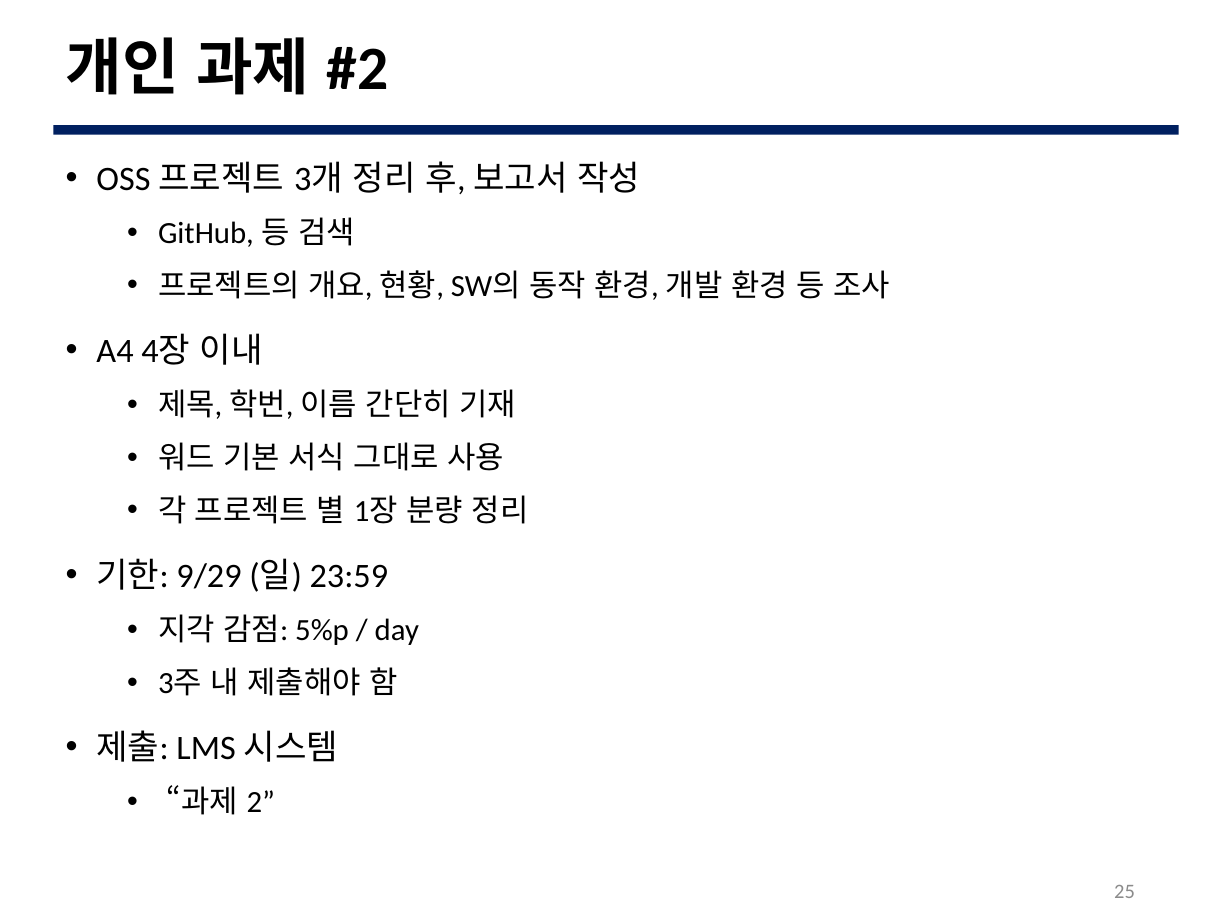
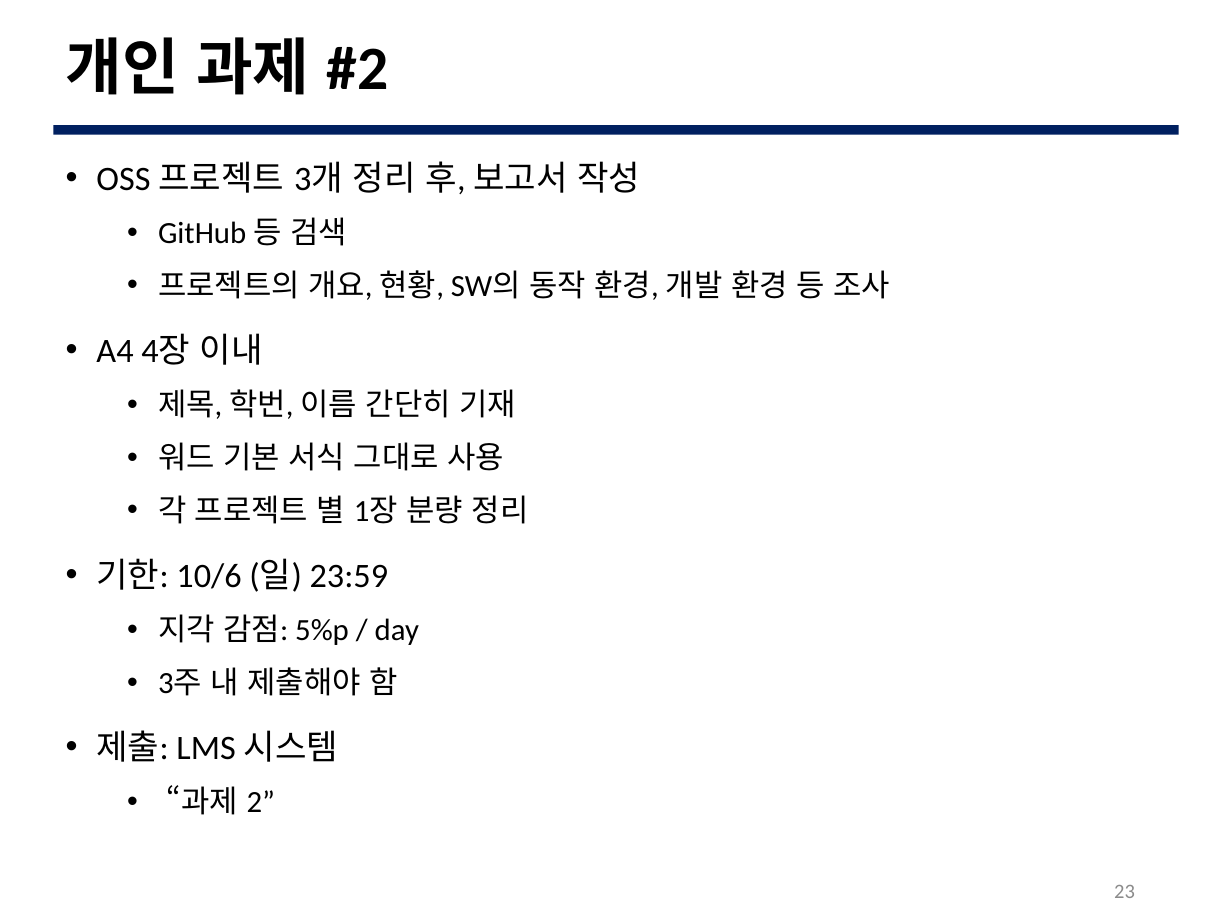
Before and after one commit to JBNU-JEduTools/osscourse, a slide deck: slide 23 of Slides/4. Using Open Source SW.pptx (slide 25 before the commit). Drawn at 1232x924 pixels with LibreOffice and Linux fonts; fonts in the diff are those of the drawing; background and template pictures are left out. Boxes give left, top, right and bottom in pixels: in the first picture for what was removed or moved away, otherwise in the second. Text is boxed around its words. In the diff, an @@ line names an element or a change of style, - is before the commit and + after.

```diff
--- a/Slides/4. Using Open Source SW.pptx
+++ b/Slides/4. Using Open Source SW.pptx
@@ text at (x1=158, y1=217, x2=347, y2=246): text changed @@
-  • GitHub, 등 검색
+  • GitHub 등 검색
@@ text at (x1=96, y1=558, x2=389, y2=592): text changed @@
-• 기한: 9/29 (일) 23:59
+• 기한: 10/6 (일) 23:59
@@ page number at (x1=1114, y1=885, x2=1135, y2=898): text changed @@
-25
+23
```
Also in this commit, not shown: 5 other slides changed, 15 slides added, 17 slides removed, 9 other files.
